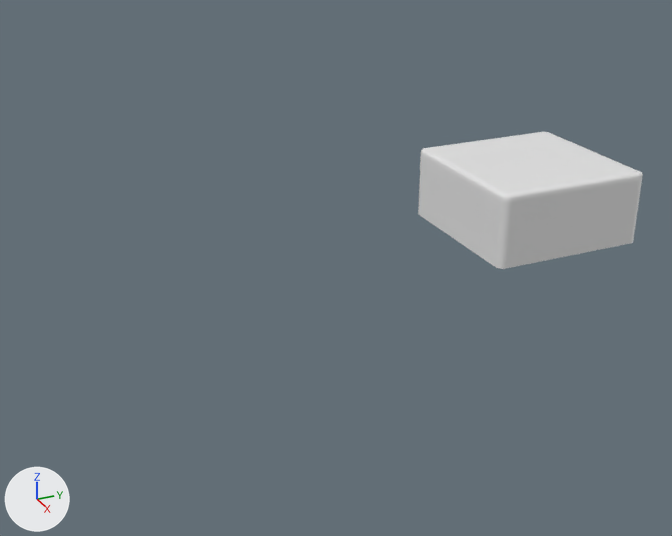
One commit to the Blender file Assets/Meshes/Blender/sofa.blend: the scene before it, then after it.
The view is the same before and after, from a 50 mm camera at (4.08, -3.01, 2.0) aimed at (0.33, -1.32, 0.13). Every picture has the same lights, and +X, +Y and +Z are marked at lower left.

Names of what the first picture shows: 'Cushion.000'.
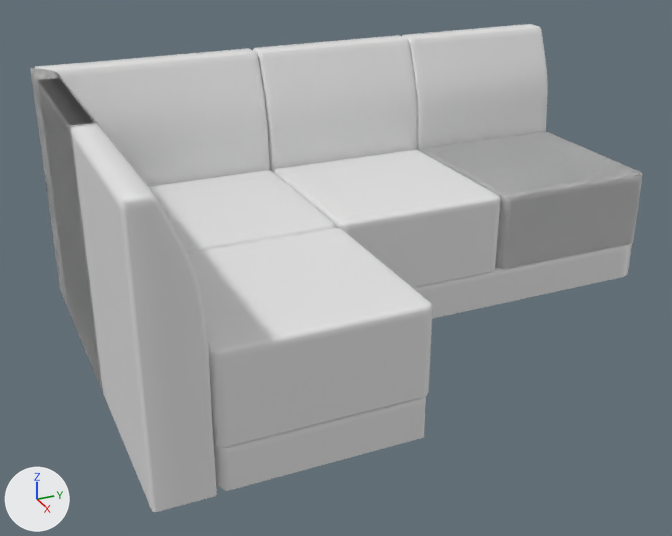
Commit message: Create sofa

Boxes [x1, y1, x2, y2] around the edits, measured in the pictures (672 x 536 px):
```json
{"object": "Cushion.004", "change": "added", "after": [187, 228, 433, 447]}
{"object": "CushionBack.004", "change": "added", "after": [71, 125, 217, 512]}
{"object": "CushionBack.007", "change": "added", "after": [35, 48, 270, 187]}
{"object": "Cushion.002", "change": "added", "after": [274, 150, 501, 287]}
{"object": "CushionBack.001", "change": "added", "after": [253, 35, 417, 173]}
{"object": "CushionBack.000", "change": "added", "after": [402, 24, 548, 151]}
{"object": "Cushion.003", "change": "added", "after": [149, 170, 337, 253]}
{"object": "CushionBack.003", "change": "added", "after": [30, 68, 103, 391]}
{"object": "Cushion.005", "change": "added", "after": [214, 396, 426, 491]}
{"object": "Cushion.006", "change": "added", "after": [412, 243, 632, 319]}
{"object": "Cushion.001", "change": "added", "after": [425, 132, 642, 269]}
```

Scene script edits in JSON lines:
```json
{"op": "add", "block": "me_cube_002", "code": ["me_cube_002 = bpy.data.meshes.new('Cube.002')", "me_cube_002.from_pydata(...)  # 1076 vertices, 1044 faces; spans x -0.001..0.249, y -0.447..0.679, z -0.204..1.002", "me_cube_002.polygons.foreach_set('use_smooth', [True] * 1044)", "me_cube_002.materials.append(mat_fabric)  # its picture is missing"]}
{"op": "add", "block": "me_cube", "code": ["me_cube = bpy.data.meshes.new('Cube')", "me_cube.from_pydata(...)  # 1076 vertices, 1044 faces; spans x -0.001..0.249, y -0.447..0.452, z -0.204..1.0", "me_cube.polygons.foreach_set('use_smooth', [True] * 1044)", "me_cube.materials.append(mat_fabric)  # its picture is missing"]}
{"op": "add", "block": "me_cube_006", "code": ["me_cube_006 = bpy.data.meshes.new('Cube.006')", "me_cube_006.from_pydata(...)  # 1033 vertices, 996 faces; spans x -0.45..0.45, y -0.44..1.34, z 0.2..0.4", "me_cube_006.polygons.foreach_set('use_smooth', [True] * 996)", "me_cube_006.materials.append(mat_fabric)  # its picture is missing"]}
{"op": "add", "block": "ob_cushionback_007", "code": ["ob_cushionback_007 = bpy.data.objects.new('CushionBack.007', me_cube_002)", "ob_cushionback_007.location = (-0.7, -1.8, 0.0)", "ob_cushionback_007.scale = (1.0, -1.0, 1.0)"]}
{"op": "add", "block": "ob_cushionback_003", "code": ["ob_cushionback_003 = bpy.data.objects.new('CushionBack.003', me_cube_002)", "ob_cushionback_003.location = (0.0, -2.5, 0.0)", "ob_cushionback_003.rotation_euler = (0.0, 0.0, 1.571)  # degrees (0, 0, 90)"]}
{"op": "add", "block": "ob_cushionback_004", "code": ["ob_cushionback_004 = bpy.data.objects.new('CushionBack.004', me_cube)", "ob_cushionback_004.location = (0.9, -2.5, 0.0)", "ob_cushionback_004.rotation_euler = (0.0, 0.0, 1.571)  # degrees (0, 0, 90)"]}
{"op": "add", "block": "ob_cushionback_001", "code": ["ob_cushionback_001 = bpy.data.objects.new('CushionBack.001', me_cube)", "ob_cushionback_001.location = (-0.7, -0.9, 0.0)"]}
{"op": "add", "block": "ob_cushionback_000", "code": ["ob_cushionback_000 = bpy.data.objects.new('CushionBack.000', me_cube)", "ob_cushionback_000.location = (-0.7, 0.0, 0.0)"]}
{"op": "add", "block": "ob_cushion_005", "code": ["ob_cushion_005 = bpy.data.objects.new('Cushion.005', me_cube_006)", "ob_cushion_005.location = (0.9, -1.8, -0.4)", "ob_cushion_005.rotation_euler = (0.0, 0.0, 1.571)  # degrees (0, 0, 90)"]}
{"op": "add", "block": "ob_cushion_006", "code": ["ob_cushion_006 = bpy.data.objects.new('Cushion.006', me_cube_006)", "ob_cushion_006.location = (0.0, -0.9, -0.4)"]}
{"op": "add", "block": "ob_cushion_004", "code": ["ob_cushion_004 = bpy.data.objects.new('Cushion.004', me_cube_001)", "ob_cushion_004.location = (0.9, -1.8, 0.0)"]}
{"op": "add", "block": "ob_cushion_003", "code": ["ob_cushion_003 = bpy.data.objects.new('Cushion.003', me_cube_001)", "ob_cushion_003.location = (0.0, -1.8, 0.0)"]}
{"op": "add", "block": "ob_cushion_002", "code": ["ob_cushion_002 = bpy.data.objects.new('Cushion.002', me_cube_001)", "ob_cushion_002.location = (0.0, -0.9, 0.0)"]}
{"op": "add", "block": "ob_cushion_001", "code": ["ob_cushion_001 = bpy.data.objects.new('Cushion.001', me_cube_001)", "ob_cushion_001.location = (0.0, 0.0, 0.0)"]}
```
